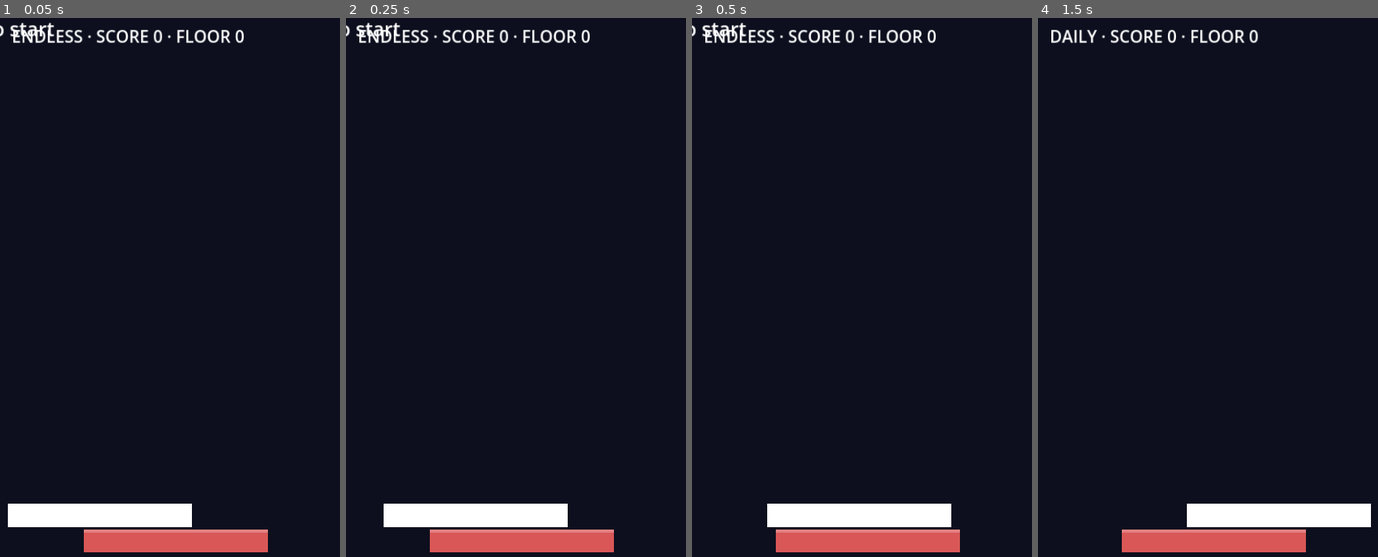
Above: before the commit, frames 1-4 (left to right).
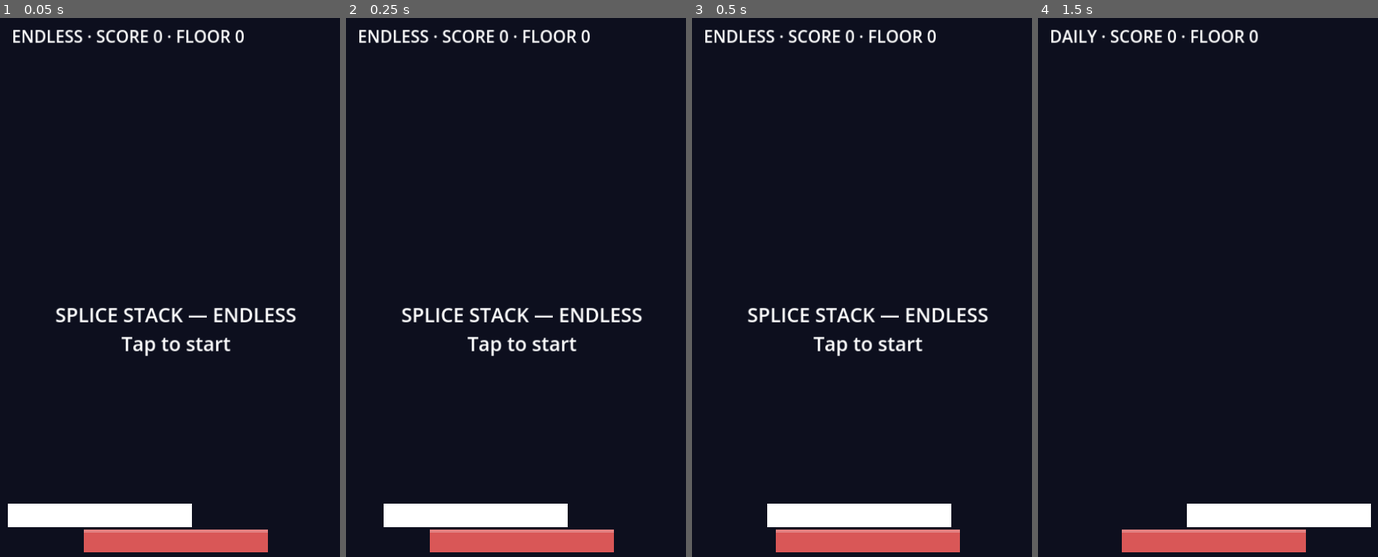
Above: after the commit, the same moments.

Repository: SeanShaffer88/SpliceStack
Game: Godot game, scene res://Main.tscn
Same seed, same stepped clock (60 frames per second), same inputs: the game is played once before the commit and once after it.
Inputs (mouse positions are in pixels of both pictures, inside the frame that each line leads up to):
- Up to frame 1 (0.05 s): no input
- Up to frame 2 (0.25 s): no input
- Up to frame 3 (0.5 s): no input
- Up to frame 4 (1.5 s): tap Enter at 0.5 s; move the mouse to (1293, 298) at 0.52 s; tap 1 at 0.6 s; click (1293, 298) at 0.67 s; move the mouse to (1143, 362) at 1.27 s; tap 2 at 1.35 s; click (1143, 362) at 1.42 s

The runs differ from the first frame. In frame 1, 1.5% of the frame differs, in the area x 0-88%, y 0-63%; in frame 2, 1.5%; in frame 3, 1.5%; in frame 4, nothing differs.

Commit message:
v1.0.3: fix message label layout (absolute centered rect, no anchors under Node2D)

Diff:
--- a/Main.tscn
+++ b/Main.tscn
@@ -14,14 +14,11 @@
 text = "SCORE 0"
 
 [node name="MsgLabel" type="Label" parent="."]
-anchor_left = 0.5
-anchor_top = 0.5
-anchor_right = 0.5
-anchor_bottom = 0.5
-offset_left = -330.0
-offset_top = -60.0
-offset_right = 330.0
-offset_bottom = 60.0
+offset_left = 30.0
+offset_top = 520.0
+offset_right = 690.0
+offset_bottom = 760.0
 theme_override_font_sizes/font_size = 40
 text = "SPLICE STACK"
 horizontal_alignment = 1
+vertical_alignment = 1
